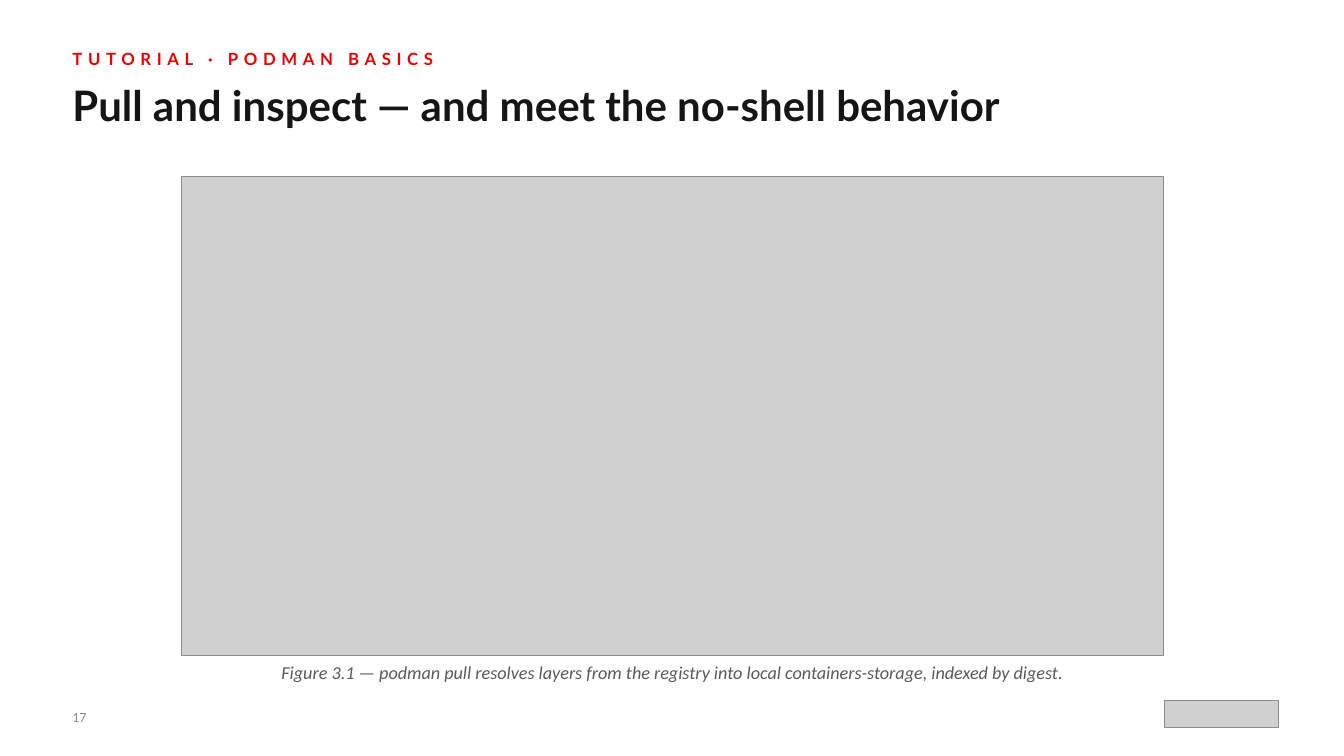
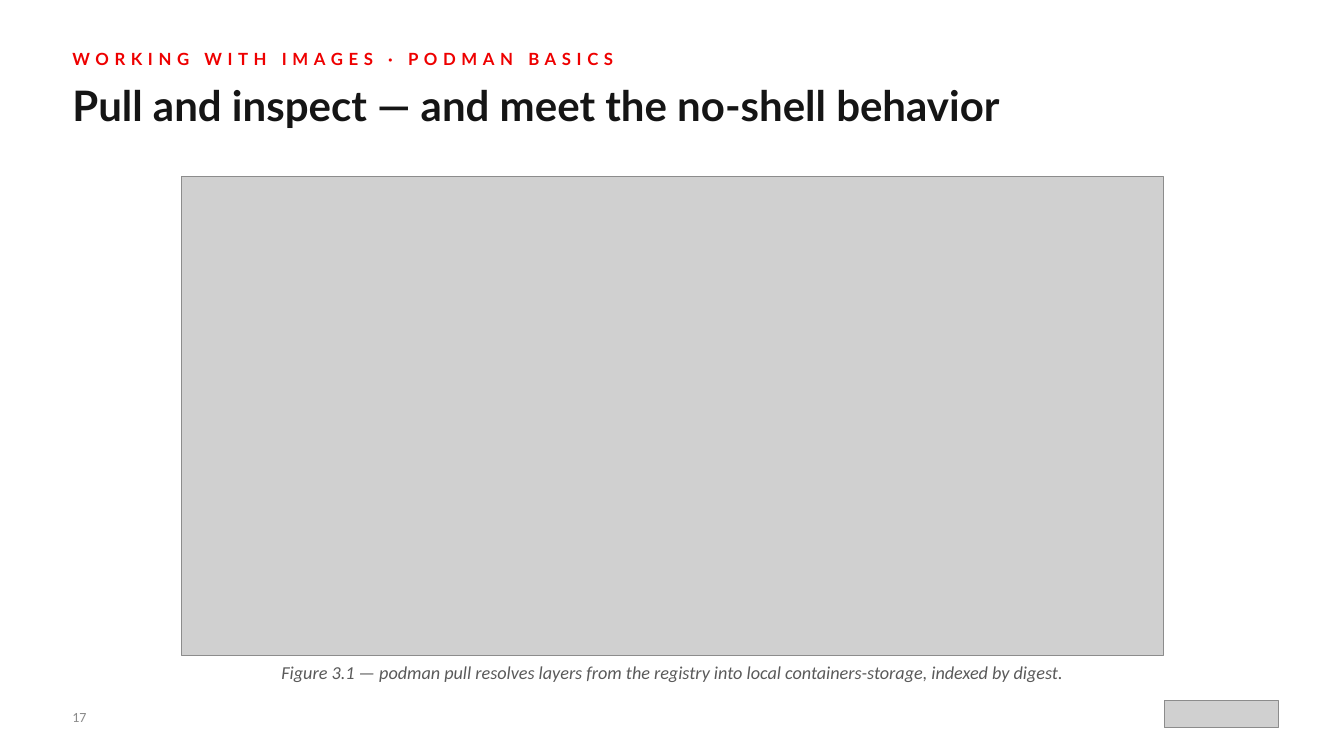
Before and after one commit to patterncatalyst/hummingbird-tutorial, a slide deck: slide 17 of presentations/hummingbird-overview.pptx. Drawn at 1344x756 pixels with LibreOffice and Linux fonts; fonts in the diff are those of the drawing; grey boxes stand for pictures. Boxes give left, top, right and bottom in pixels: in the first picture for what was removed or moved away, otherwise in the second. Text is boxed around its words. In the diff, an @@ line names an element or a change of style, - is before the commit and + after.

Commit message:
Deck r01.5: drop tutorial-companion framing and hedging words

```diff
--- a/presentations/hummingbird-overview.pptx
+++ b/presentations/hummingbird-overview.pptx
@@ text at (72,52,613,65): text changed @@
-TUTORIAL · PODMAN BASICS
+WORKING WITH IMAGES · PODMAN BASICS
```
Also in this commit, not shown: 15 other slides changed, 4 other files.
